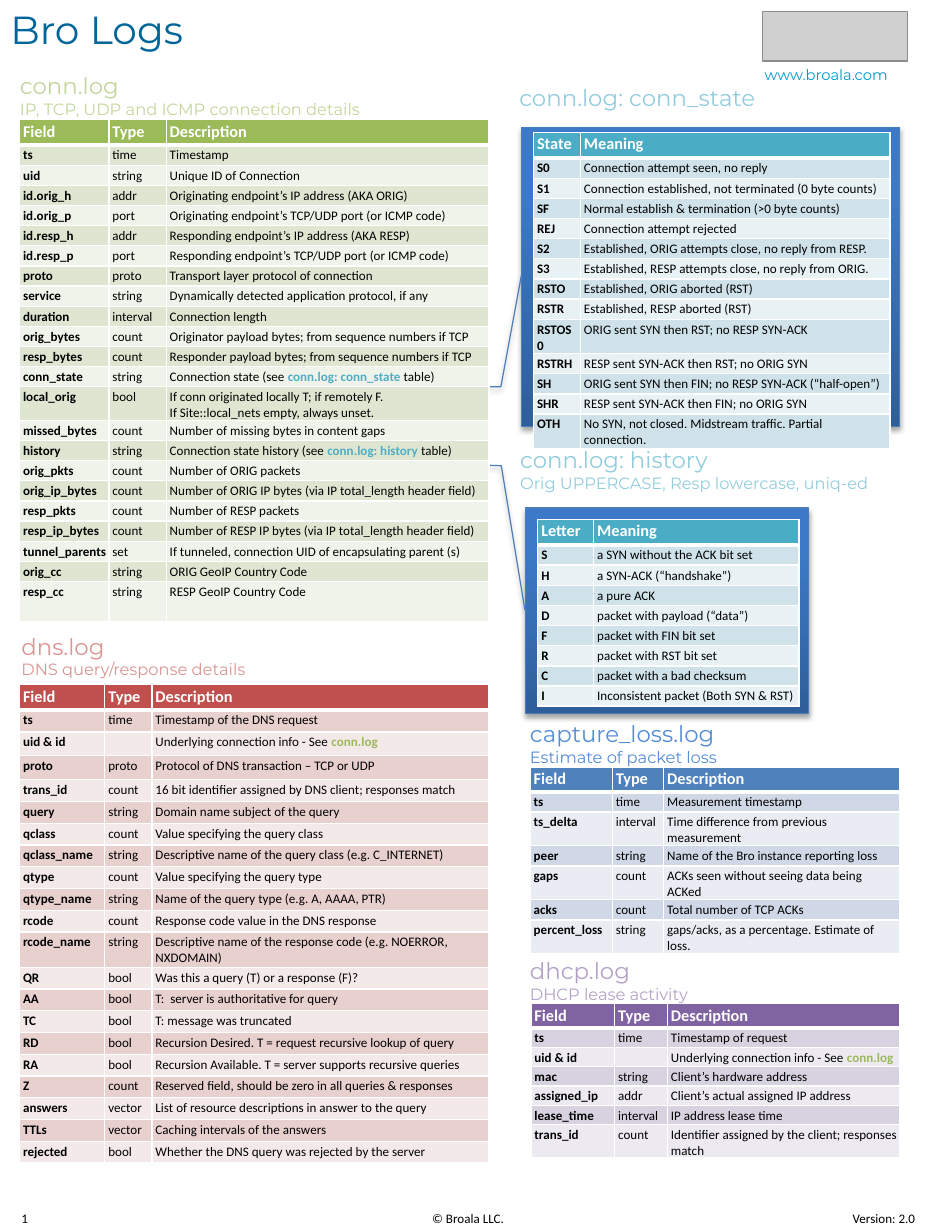
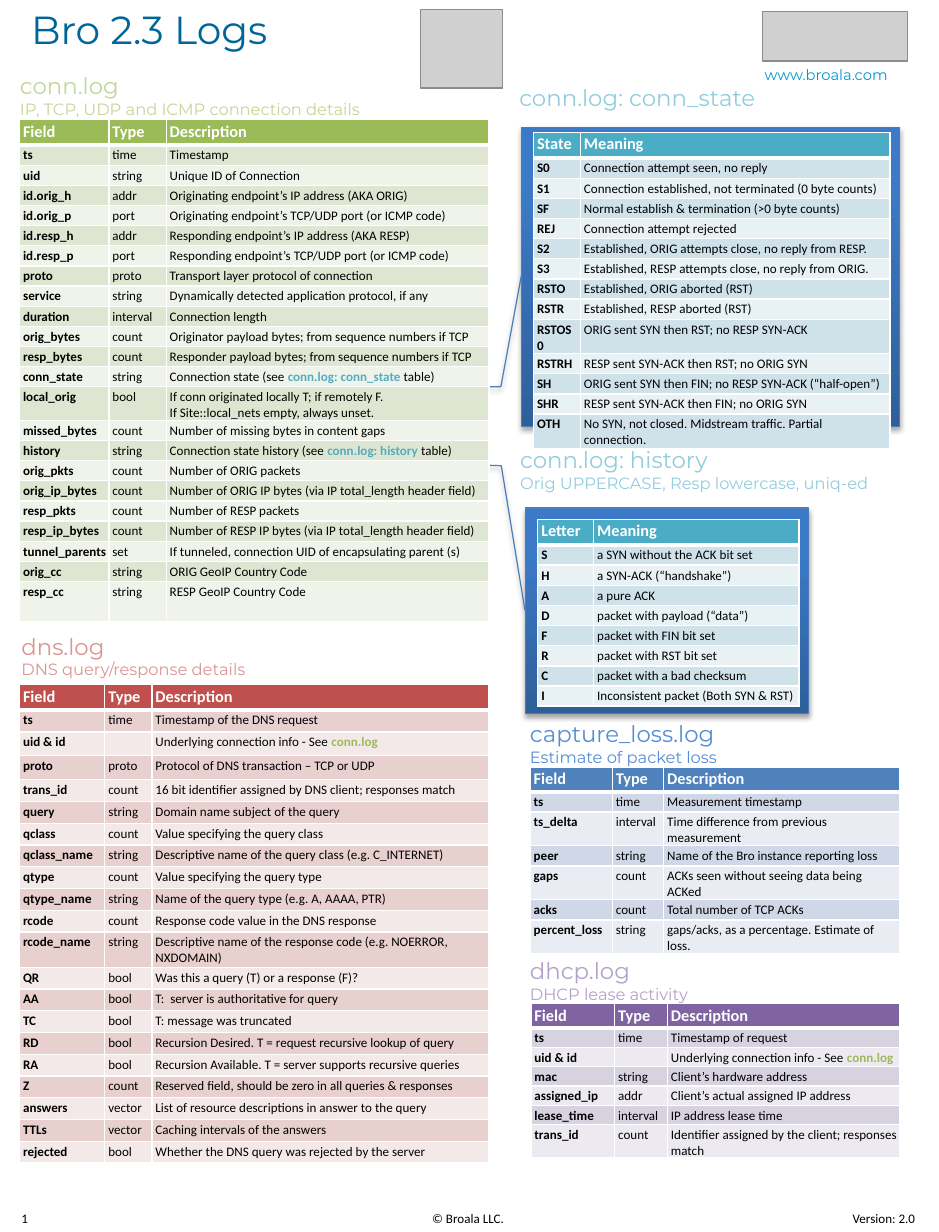
Before and after one commit to corelight/zeek-cheatsheets, a slide deck: slide 1 of Broala-Bro_Log_Cheatsheet-v2.pptx. Drawn at 939x1232 pixels with LibreOffice and Linux fonts; fonts in the diff are those of the drawing; grey boxes stand for pictures. Boxes give left, top, right and bottom in pixels: in the first picture for what was removed or moved away, otherwise in the second. Text is boxed around its words. In the diff, an @@ line names an element or a change of style, - is before the commit and + after.

```diff
--- a/Broala-Bro_Log_Cheatsheet-v2.pptx
+++ b/Broala-Bro_Log_Cheatsheet-v2.pptx
@@ text at (x1=31, y1=16, x2=267, y2=52): text changed @@
-Bro Logs
+Bro 2.3 Logs
@@ picture added at (x1=420, y1=9, x2=502, y2=88) @@
```
Also in this commit, not shown: 3 other slides changed, 1 other file.
